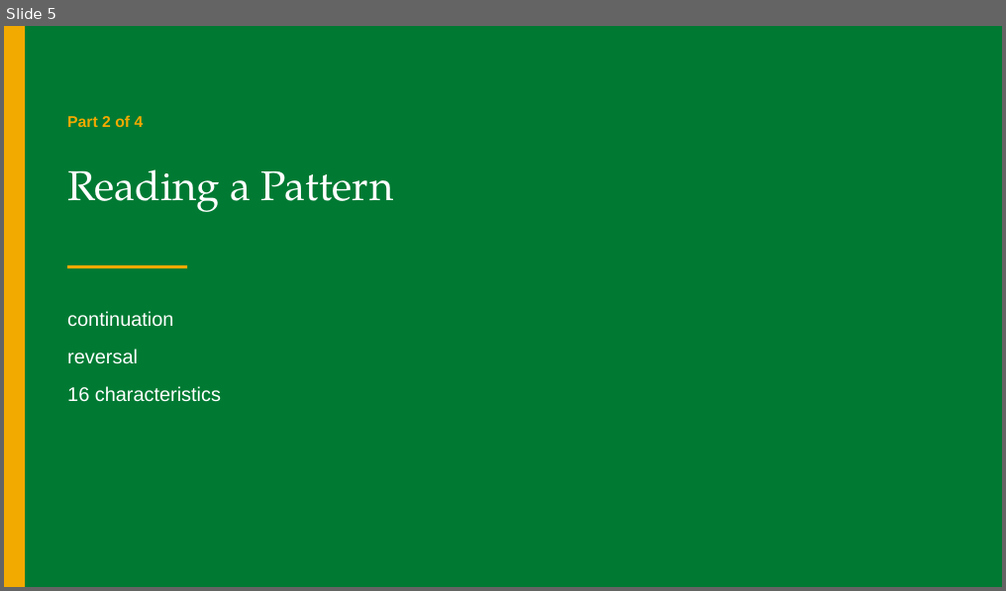
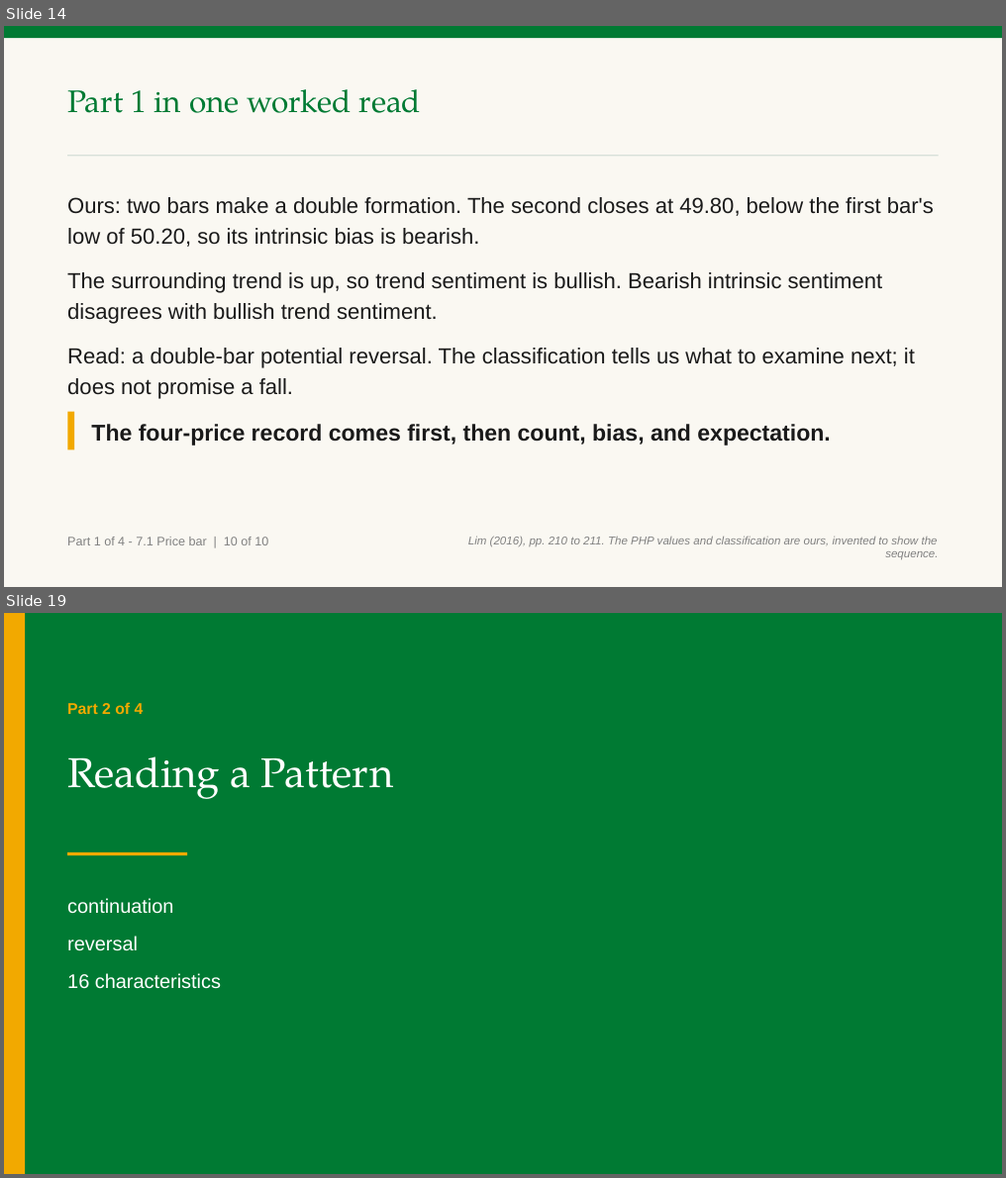
Before and after one commit to benjiesotelo-sudo/Telos_FIN1209, a slide deck: chapter-07/FIN1209-Chapter-07.pptx. Shown one above the other, each under a label of ours: slide 5 before the commit, slides 14 and 19 after it; the slides between them are not shown. The pictures are 1006x591 and 1006x1178 pixels, drawn with LibreOffice and Linux fonts; fonts in the diff are those of the drawing. Boxes give left, top, right and bottom in pixels: in the first picture for what was removed or moved away, otherwise in the second. Text is boxed around its words. In the diff, an @@ line names an element or a change of style, - is before the commit and + after.

Commit message:
Build Chapter 7 Part 1 price bar slides

```diff
--- a/chapter-07/FIN1209-Chapter-07.pptx
+++ b/chapter-07/FIN1209-Chapter-07.pptx
@@ slide 14 added at [4, 26, 1002, 587], background #FFFFFF @@
@@ rectangle added at [4, 26, 1002, 587], fill #FAF8F2 @@
@@ rectangle added at [4, 26, 1002, 38], fill #007A33 @@
@@ text added at [67, 89, 422, 113], 30 pt, text #007A33 @@
+Part 1 in one worked read
@@ rectangle added at [67, 155, 939, 157], fill #D7E0D9 @@
@@ text added at [67, 197, 934, 399], 21 pt, text #1A1A1A @@
+Ours: two bars make a double formation. The second closes at 49.80, below the first bar's low of 50.20, so its intrinsic bias is bearish.
+The surrounding trend is up, so trend sentiment is bullish. Bearish intrinsic sentiment disagrees with bullish trend sentiment.
+Read: a double-bar potential reversal. The classification tells us what to examine next; it does not promise a fall.
@@ rectangle added at [67, 411, 74, 450], fill #F2A900 @@
@@ text added at [91, 424, 830, 446], 22 pt, text #1A1A1A, bold @@
+The four-price record comes first, then count, bias, and expectation.
@@ text added at [67, 537, 268, 546], 12 pt, text #818181 @@
+Part 1 of 4 - 7.1 Price bar | 10 of 10
@@ text added at [468, 536, 938, 561], 11 pt, text #818181, italic @@
+Lim (2016), pp. 210 to 211. The PHP values and classification are ours, invented to show the sequence.
@@ what was slide 5 is now slide 19 @@
```
Also in this commit, not shown: 5 slides changed, 13 other slides added, 2 other files.
